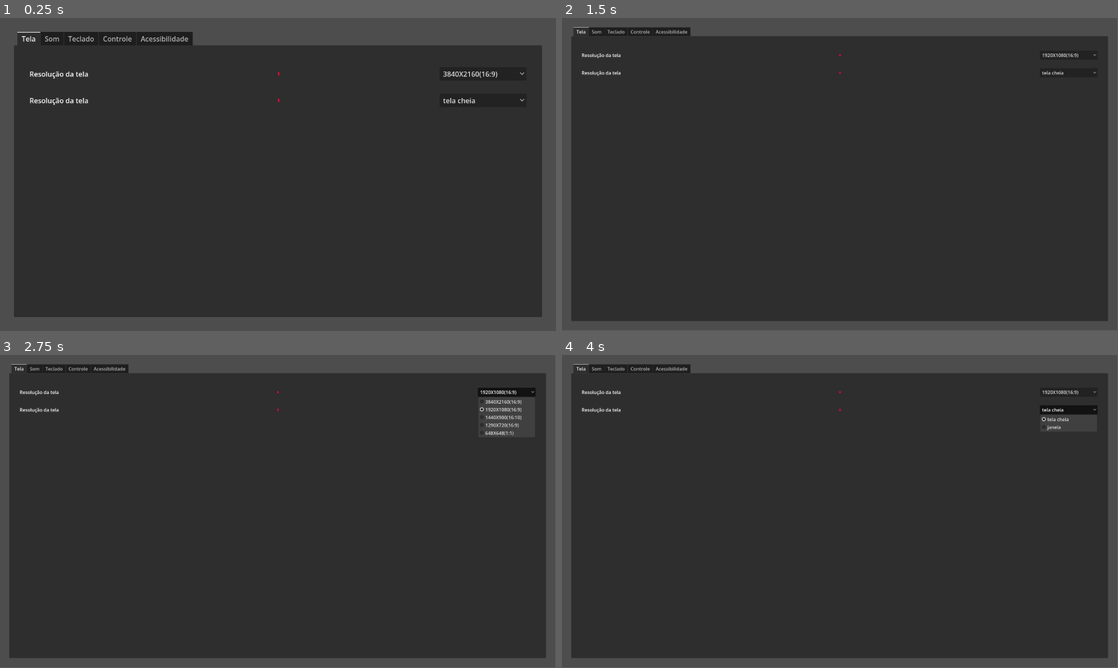
Above: before the commit, frames 1-4 (two rows, left to right).
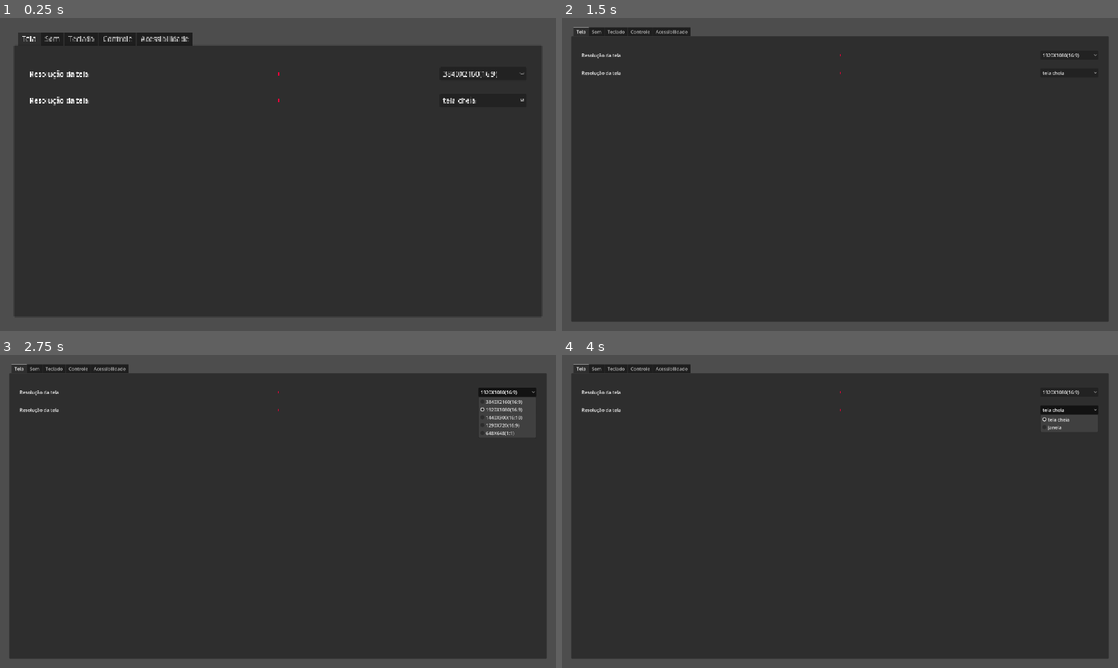
Above: after the commit, the same moments.

Repository: luankaike-code/felpo-jam-2026
Game: Godot game, scene res://scenes/screens/configurations.tscn
The game is run twice, just before and just after one commit, with the same random seed, the same clock (stepped at 60 frames per second) and the same inputs. This scene is started directly instead of the project's main scene.
Inputs:
- Up to frame 1 (0.25 s): no input
- Up to frame 2 (1.5 s): click "3840X2160(16:9)" at 0.5 s; click "tela cheia" at 1.25 s
- Up to frame 3 (2.75 s): click "1920X1080(16:9)" at 2 s
- Up to frame 4 (4 s): click "1920X1080(16:9)" at 2.75 s; click "tela cheia" at 3.5 s
In our replay, in frame 2 the window is 799x449 before the commit and 800x450 after it. These sizes can differ from the game's own. Grey fills any space a smaller window leaves; there, only what the larger window draws over its background counts as a difference.

The runs differ from the first frame. In frame 1, 0.7% of the frame differs, in the area x 3-95%, y 4-28%; in frame 2, 0.2%; in frame 3, 0.5%; in frame 4, 0.3%.

Commit message:
Add funcional multiple resolutions system

Diff:
--- a/felpojam-2026-game-code/project.godot
+++ b/felpojam-2026-game-code/project.godot
@@ -15,11 +15,17 @@
 config/features=PackedStringArray("4.6", "GL Compatibility")
 config/icon="res://icon.svg"
 
+[autoload]
+
+Global="*uid://dv0lrskrgc0se"
+
 [display]
 
 window/size/viewport_width=1280
 window/size/viewport_height=720
+window/size/mode=3
 window/size/resizable=false
+window/stretch/mode="canvas_items"
 
 [physics]
 
@@ -28,6 +34,7 @@
 
 [rendering]
 
+textures/canvas_textures/default_texture_filter=0
 rendering_device/driver.windows="d3d12"
 renderer/rendering_method="gl_compatibility"
 renderer/rendering_method.mobile="gl_compatibility"
--- a/felpojam-2026-game-code/scripts/HUD/tabs_item/tab_item_config_screen.gd
+++ b/felpojam-2026-game-code/scripts/HUD/tabs_item/tab_item_config_screen.gd
@@ -16,15 +16,12 @@
 	"janela": Window.MODE_WINDOWED,
 }
 
-var current_resolution: int
-
 func _ready() -> void:
 	resolution_drop_menu.item_selected.connect(resolution_selected)
 	screen_mode_drop_menu.item_selected.connect(screen_mode_selected)
 
 	populate_drop_menu_with_dict(resolution_drop_menu, resolutions)
 	populate_drop_menu_with_dict(screen_mode_drop_menu, screen_modes)
-
 
 func populate_drop_menu_with_dict(drop_menu: OptionButton, dict: Dictionary) -> void:
 	for key in dict.keys():
@@ -36,21 +33,23 @@
 	for resolution in resolutions.keys():
 		resolution_drop_menu.add_item(resolution)
 
-func resolution_selected(resolution_index: int) -> void:
-	current_resolution = resolution_index
-	var resolution_key: String = resolutions.keys()[resolution_index]
-	var resolution := resolutions[resolution_key]
-
+func set_resolution(resolution: Vector2i):
 	var window := get_window()
 	window.size = resolution
 	window.content_scale_size = resolution
+
+func resolution_selected(resolution_index: int) -> void:
+	var resolution_key: String = resolutions.keys()[resolution_index]
+	var resolution := resolutions[resolution_key]
+	Global.current_resolution = resolution
+	set_resolution(resolution)
+
 
 func screen_mode_selected(screen_mode_index: int) -> void:
 	var screen_mode_key: String = screen_modes.keys()[screen_mode_index]
 	var screen_mode := screen_modes[screen_mode_key]
 
 	var window := get_window()
-	window.content_scale_mode = Window.CONTENT_SCALE_MODE_VIEWPORT
 	window.mode = screen_mode
 
-	resolution_selected(current_resolution)
+	set_resolution(Global.current_resolution)
--- a/felpojam-2026-game-code/scripts/camera_in_game.gd
+++ b/felpojam-2026-game-code/scripts/camera_in_game.gd
@@ -4,6 +4,10 @@
 
 var target: Node2D
 
+func _ready() -> void:
+	var viewport_size = get_viewport_rect().size
+	zoom = viewport_size / Vector2(1440, 900)
+
 func to(target_: Node2D):
 	target = target_
 	state_machine.change_state("Transition")
--- /dev/null
+++ b/felpojam-2026-game-code/scripts/global.gd
@@ -0,0 +1,3 @@
+extends Node
+
+var current_resolution: Vector2i
Not shown, added: felpojam-2026-game-code/scripts/global.gd.uid
